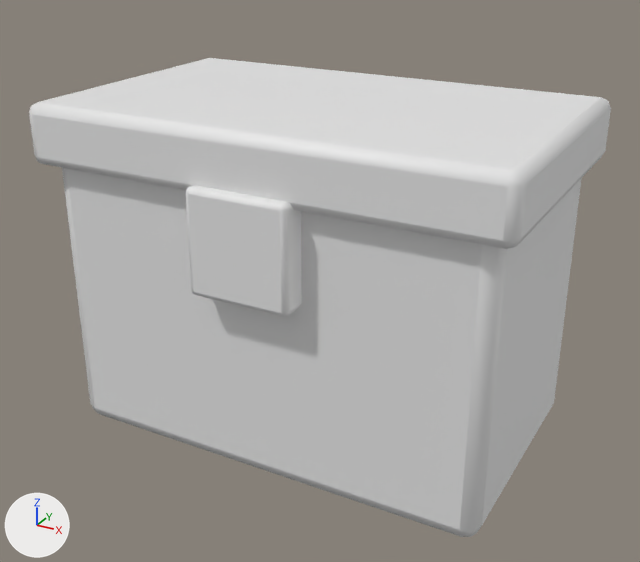
The Blender file assets_src/blend/pickups/powerup_max_ammo.blend: old version first, new version second.
Both versions are drawn from a 50 mm camera at (0.396, -0.726, 0.518) aimed at (0.01, -0.024, 0.167). Lighting does not change. The marker at lower left points along +X, +Y and +Z. The older version comes first. Materials are left out; every surface is plain grey.

Names of what the first picture shows: 'MaxAmmo'.
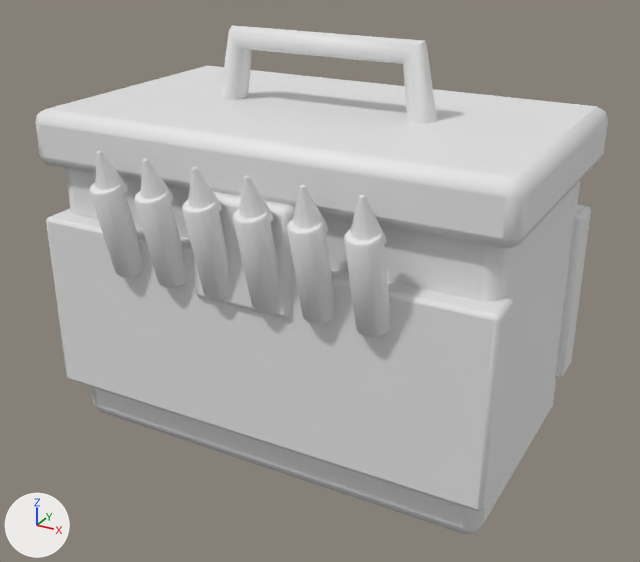
Where the change shows, as pixel boxes [x1, y1, x2, y2] in the pictures (640 x 562 px; the box of a moved part takes in the faces that stretch with it):
'MaxAmmo', reshaped (6% taller)
    before: [29, 58, 611, 537]
    after: [35, 25, 608, 534]
part 1 of me_cube, moved or reshaped
    before: [62, 168, 582, 537]
    after: [65, 168, 580, 534]
part 2 of me_cube, moved or reshaped
    before: [185, 185, 302, 316]
    after: [193, 191, 295, 319]
part 3 of me_cube, rebuilt
    before: [29, 58, 611, 249]
    after: [35, 65, 608, 249]
part 4 of me_cube, added
    after: [46, 25, 591, 511]

The change in detail:
me_cube is used by ob_maxammo; location (0.0, 0.0, 0.0).
me_cube had 168 vertices, 162 faces and spanned x -0.235..0.235, y -0.155..0.155, z 0.0..0.34.
me_cube now has 792 vertices, 740 faces and spans x -0.235..0.235, y -0.18..0.15, z 0.0..0.401.
me_cube part 1: the loose piece of 56 vertices spanning x -0.22..0.22, y -0.13..0.13, z 0.0..0.3 is scaled about the mesh origin by (1, 0.963, 0.969).
me_cube part 2: the loose piece of 56 vertices spanning x -0.05..0.05, y -0.155..0.155, z 0.19..0.29 is scaled about its middle by (0.988, 0.963, 0.988), then moved by (0.0, 0.0, -0.005).
me_cube part 3: the loose piece of 56 vertices spanning x -0.235..0.235, y -0.145..0.145, z 0.28..0.34 is rebuilt with 56 vertices and now spans x -0.235..0.235, y -0.14..0.14, z 0.278..0.333.
me_cube part 4: 624 vertices added at x -0.228..0.228, y -0.18..0.145, z 0.05..0.401.
